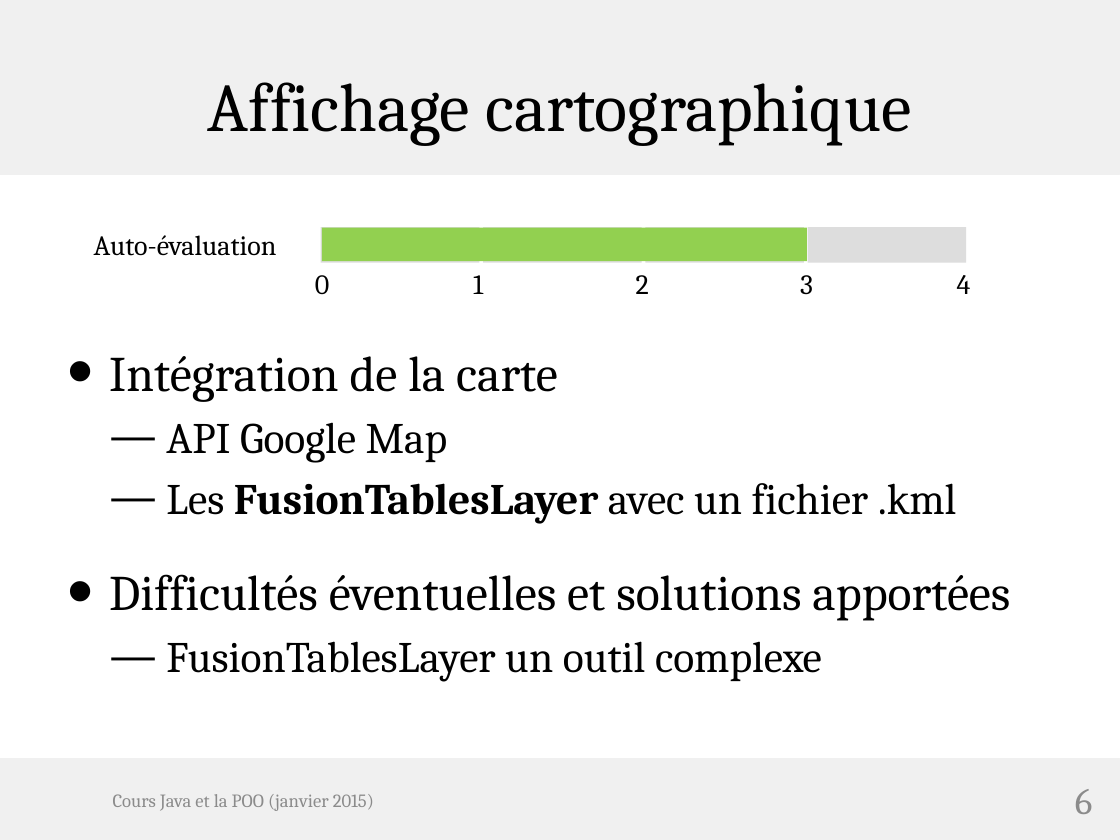
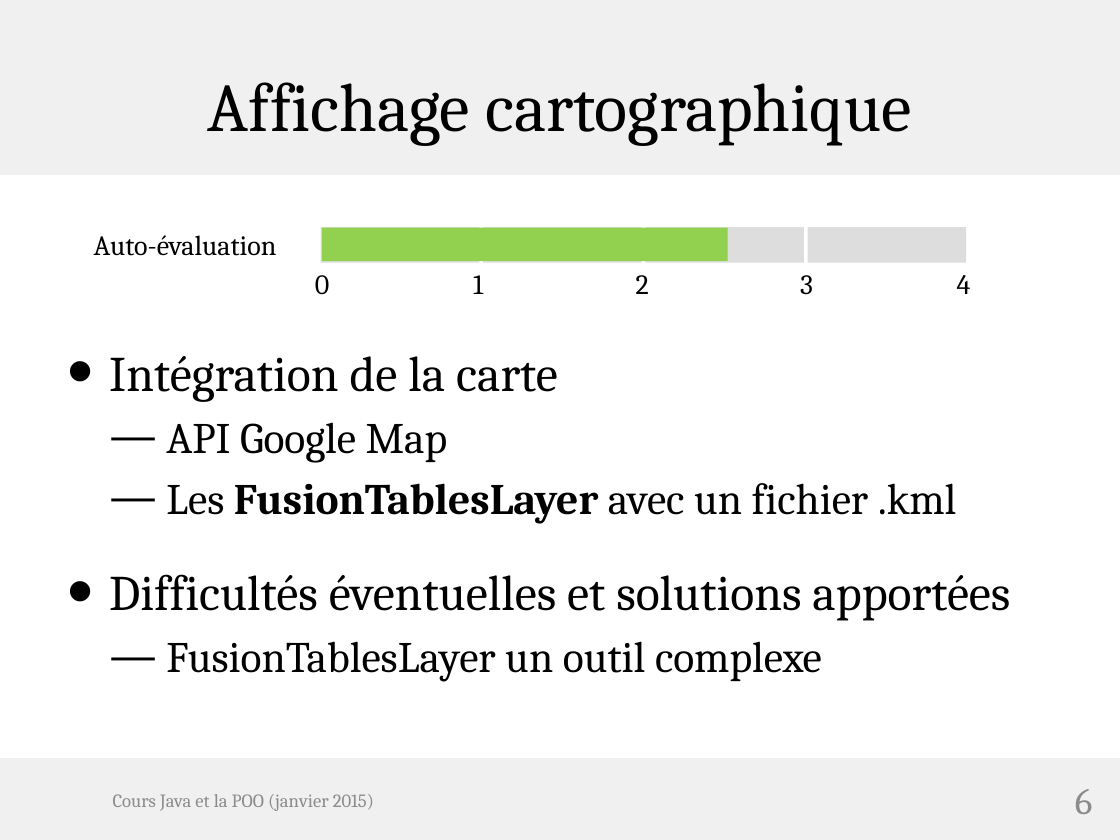
Before and after one commit to hugo-clems/projet-web, a slide deck: slide 6 of Oral Projet WEB .pptx. Drawn at 1120x840 pixels with LibreOffice and Linux fonts; fonts in the diff are those of the drawing; background and template pictures are left out. Boxes give left, top, right and bottom in pixels: in the first picture for what was removed or moved away, otherwise in the second. Text is boxed around its words. In the diff, an @@ line names an element or a change of style, - is before the commit and + after.

```diff
--- a/Oral Projet WEB .pptx
+++ b/Oral Projet WEB .pptx
@@ rectangle: place and size @@
-rectangle at [321,227,806,261]
+rectangle at [321,227,727,261]
```
Also in this commit, not shown: 3 other slides changed.
